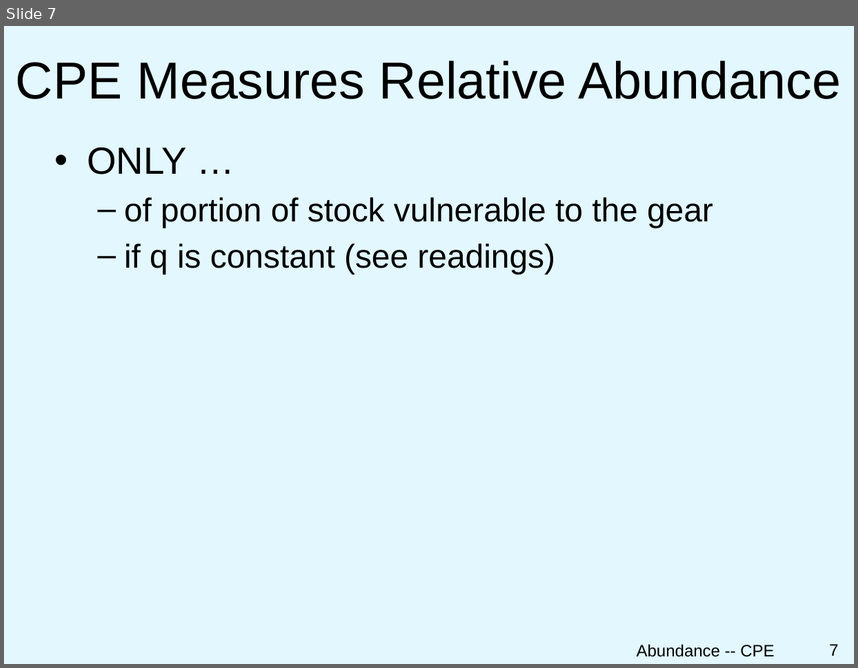
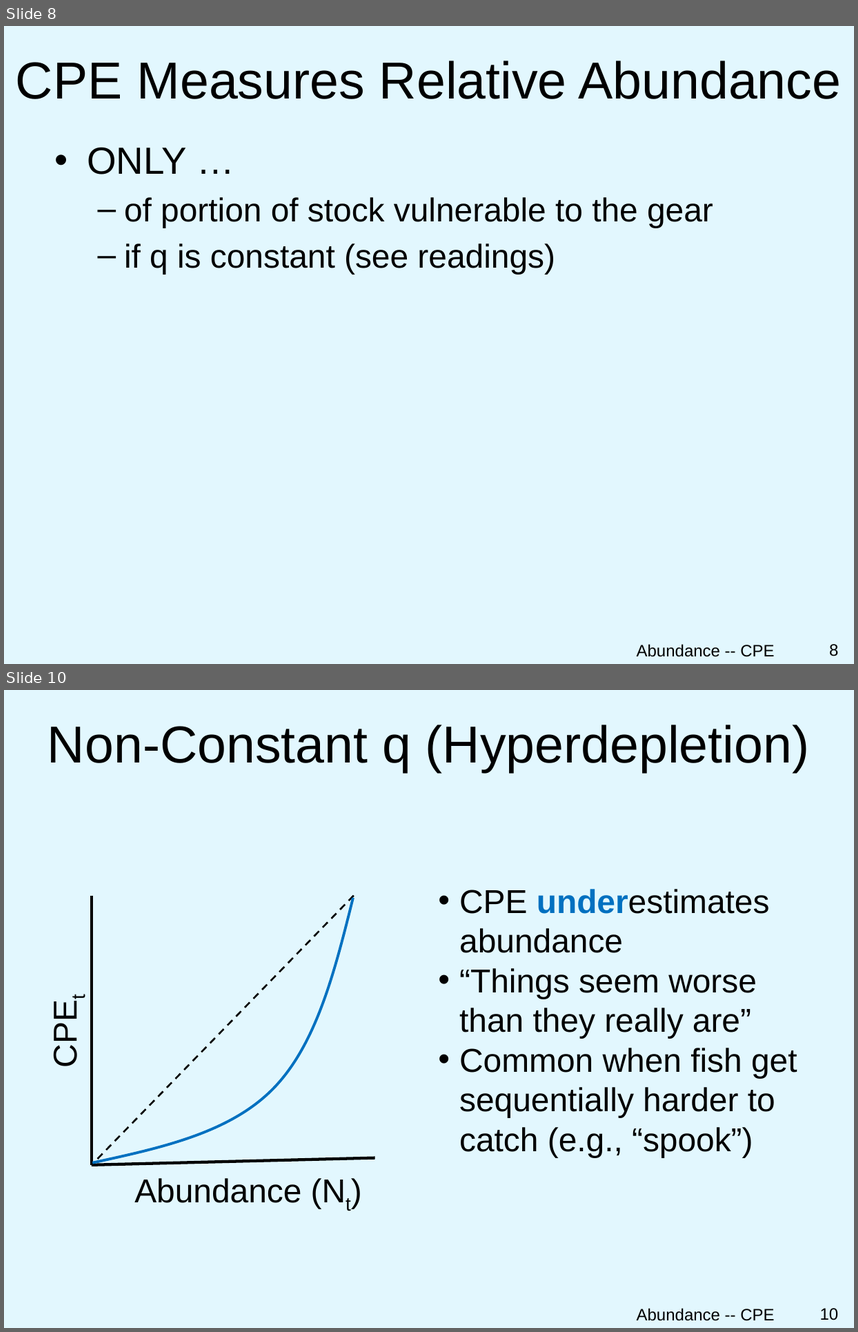
Before and after one commit to droglenc/NCNRS349, a slide deck: modules/PPT/CPUE.pptx. Shown one above the other, each under a label of ours: slide 7 before the commit, slides 8 and 10 after it; the slides between them are not shown. The pictures are 858x668 and 858x1332 pixels, drawn with LibreOffice and Linux fonts; fonts in the diff are those of the drawing; background and template pictures are left out. Boxes give left, top, right and bottom in pixels: in the first picture for what was removed or moved away, otherwise in the second. Text is boxed around its words. In the diff, an @@ line names an element or a change of style, - is before the commit and + after.

```diff
--- a/modules/PPT/CPUE.pptx
+++ b/modules/PPT/CPUE.pptx
@@ slide 10 added at box(4, 690, 854, 1328), background picture (left out) @@
@@ title added at box(47, 724, 809, 772), 44 pt, text #000000 @@
+Non-Constant q (Hyperdepletion)
@@ text added at box(459, 889, 797, 1157), 28 pt, text #000000 @@
+• CPE underestimates abundance
+• “Things seem worse than they really are”
+• Common when fish get sequentially harder to catch (e.g., “spook”)
@@ freeform shape added at box(92, 898, 353, 1162), outline #0070C0 2.25 pt @@
@@ group added at box(39, 896, 375, 1203): 3 lines, 2 texts @@
+Abundance (Nt)
+CPEt
@@ text added at box(637, 1308, 774, 1321), 14 pt, text #000000 @@
+Abundance -- CPE
@@ page number added at box(820, 1308, 839, 1320), 14 pt, text #000000 @@
+10
@@ what was slide 7 is now slide 8 @@
@@ page number at box(829, 644, 838, 656): text changed @@
-7
+8
```
Also in this commit, not shown: 1 slide changed, 2 other slides added, 1 slide removed, 1 other file.
